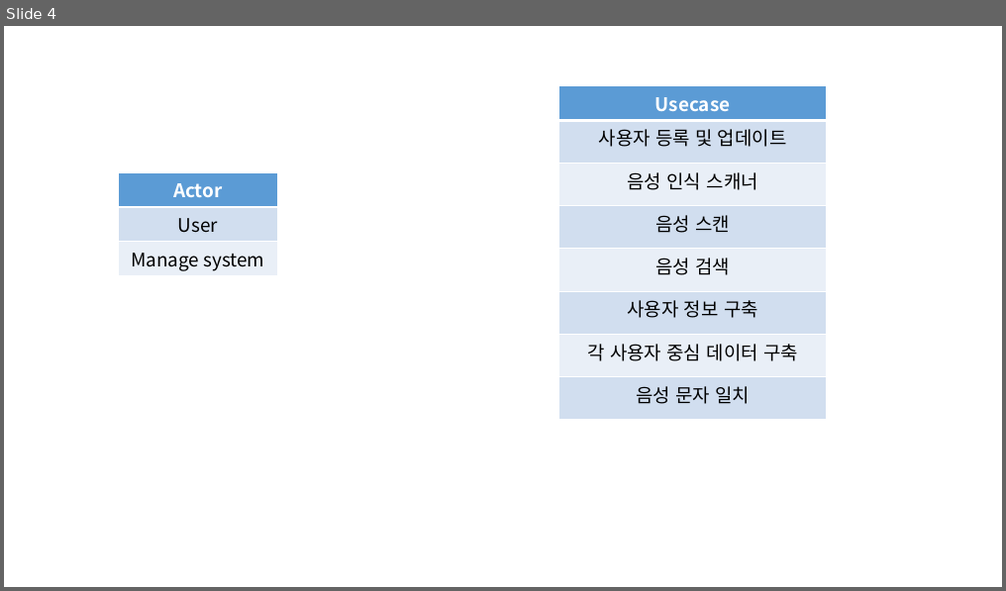
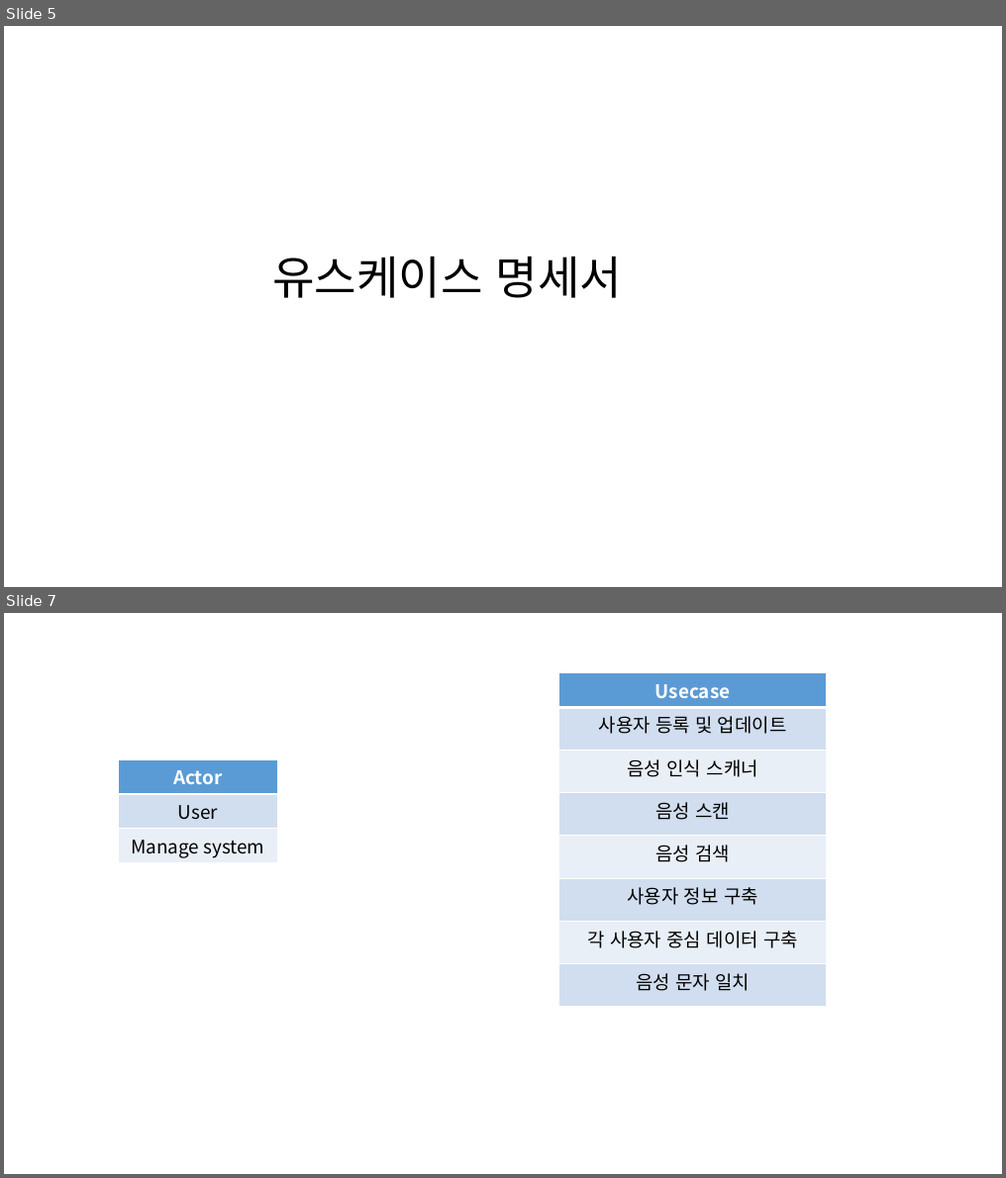
Before and after one commit to tomsnote/portfolio, a slide deck: 요구사항정의서/유스케이스 다이어그램.pptx. Shown one above the other, each under a label of ours: slide 4 before the commit, slides 5 and 7 after it; the slides between them are not shown. The pictures are 1006x591 and 1006x1178 pixels, drawn with LibreOffice and Linux fonts; fonts in the diff are those of the drawing. Boxes give left, top, right and bottom in pixels: in the first picture for what was removed or moved away, otherwise in the second. Text is boxed around its words. In the diff, an @@ line names an element or a change of style, - is before the commit and + after.

```diff
--- a/요구사항정의서/유스케이스 다이어그램.pptx
+++ b/요구사항정의서/유스케이스 다이어그램.pptx
@@ slide 5 added at <box>4,26,1002,587</box>, background #FFFFFF @@
@@ title added at <box>272,256,622,298</box>, 44 pt, text #000000 @@
+유스케이스 명세서
@@ what was slide 4 is now slide 7 @@
```
Also in this commit, not shown: 3 slides changed, 2 other slides added, 11 other files.
